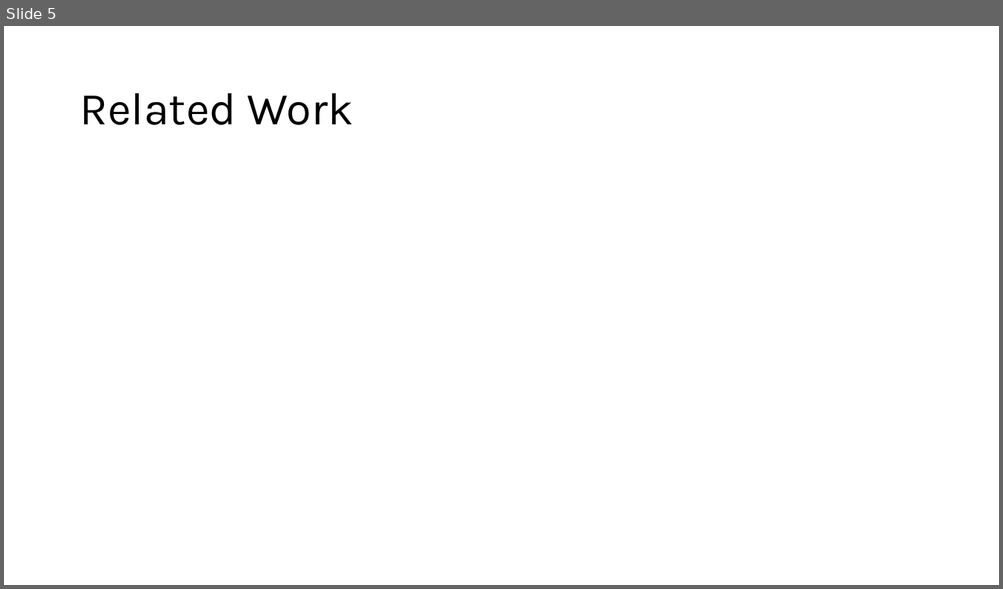
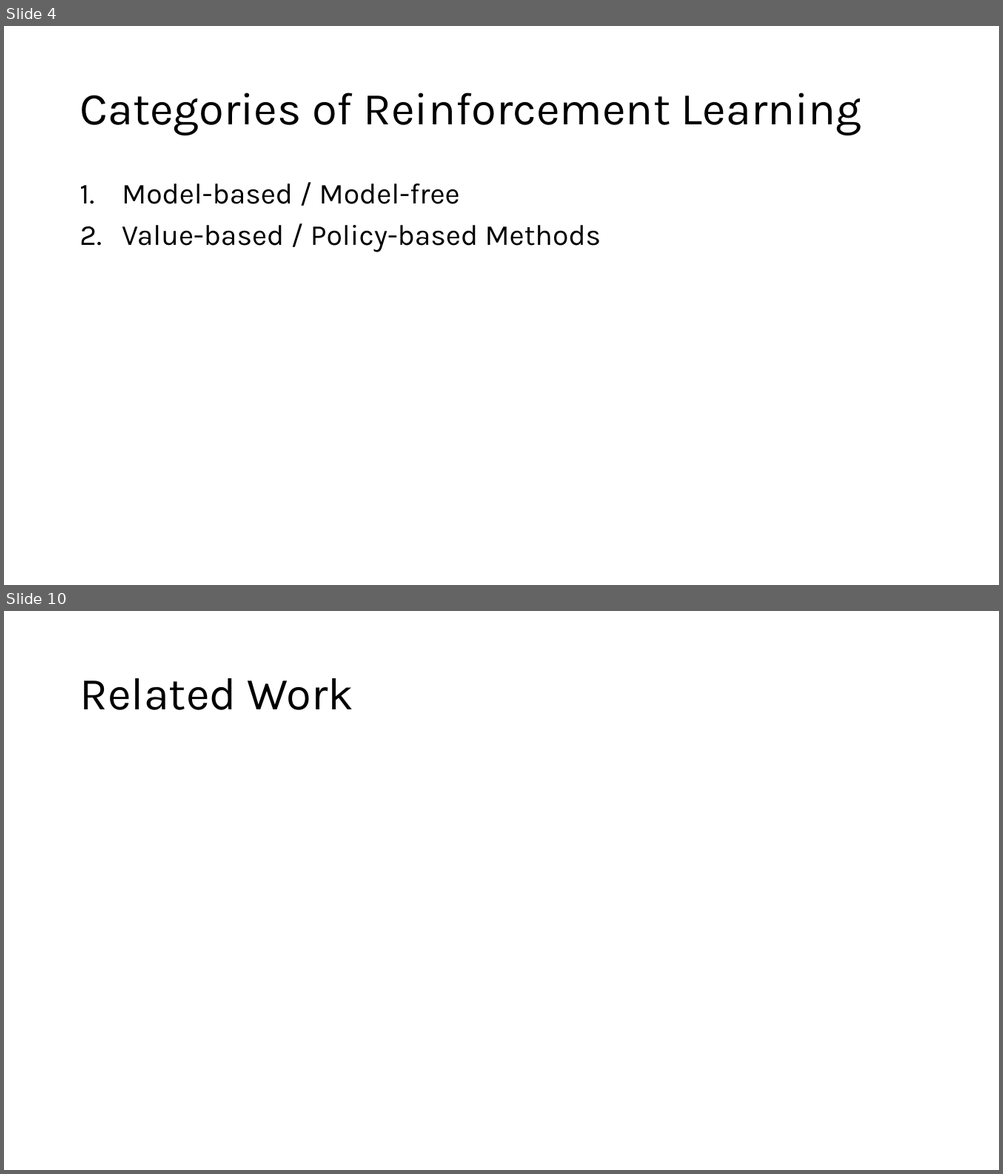
Before and after one commit to akshaygulabrao/flappybird-monorepo, a slide deck: Slides.pptx. Shown one above the other, each under a label of ours: slide 5 before the commit, slides 4 and 10 after it; the slides between them are not shown. The pictures are 1003x589 and 1003x1174 pixels, drawn with LibreOffice and Linux fonts; fonts in the diff are those of the drawing. Boxes give left, top, right and bottom in pixels: in the first picture for what was removed or moved away, otherwise in the second. Text is boxed around its words. In the diff, an @@ line names an element or a change of style, - is before the commit and + after.

```diff
--- a/Slides.pptx
+++ b/Slides.pptx
@@ slide 4 added at (4, 26, 999, 585), background #FFFFFF @@
@@ title added at (79, 93, 862, 136), 44 pt, text #000000 @@
+Categories of Reinforcement Learning
@@ text added at (122, 184, 601, 252), 28 pt, text #000000 @@
+1. Model-based / Model-free
+2. Value-based / Policy-based Methods
@@ what was slide 5 is now slide 10 @@
```
Also in this commit, not shown: 3 slides changed, 5 other slides added, 1 slide removed, 1 other file.
